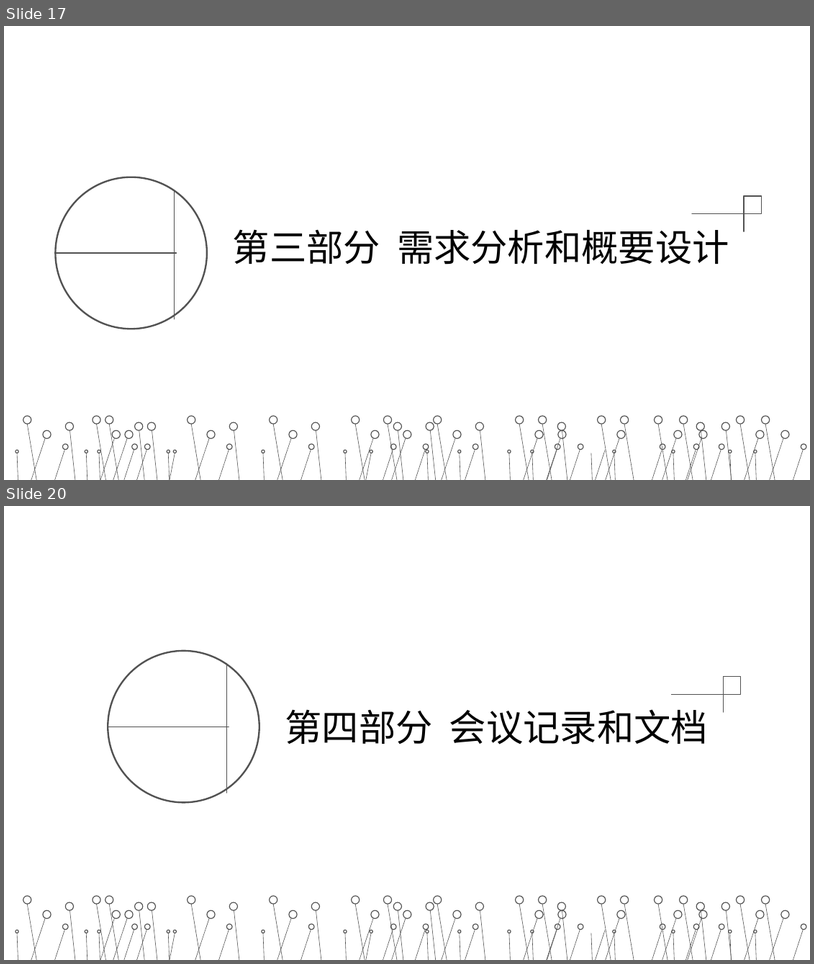
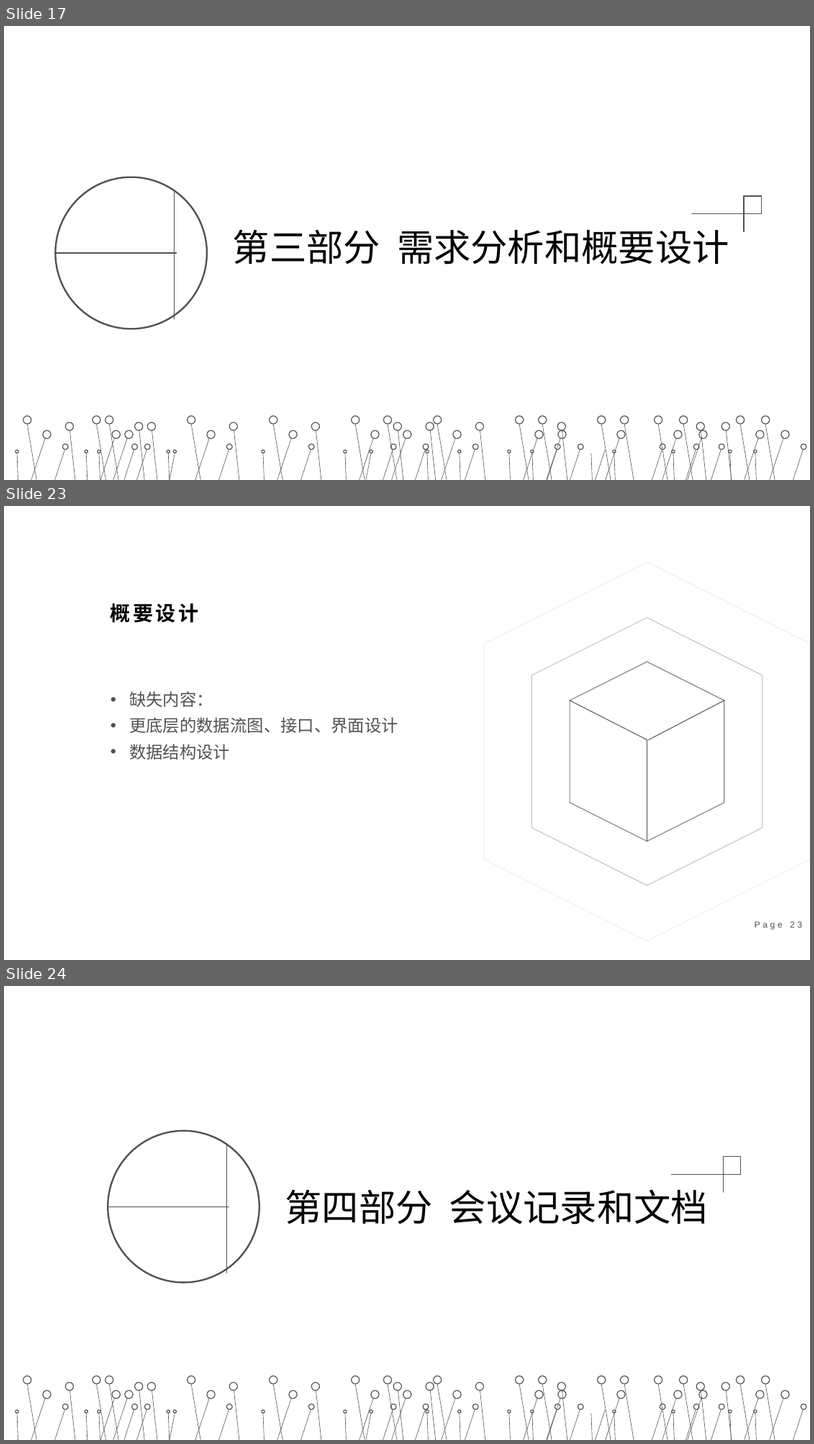
Before and after one commit to Cheeennnnnnnn/Unnamed, a slide deck: 第一次提交物-未命名小组/第1次汇报-未命名小组.pptx. Shown one above the other, each under a label of ours: slides 17 and 20 before the commit, slides 17, 23 and 24 after it; the slides between them are not shown. The pictures are 814x964 and 814x1444 pixels, drawn with LibreOffice and Linux fonts; fonts in the diff are those of the drawing. Boxes give left, top, right and bottom in pixels: in the first picture for what was removed or moved away, otherwise in the second. Text is boxed around its words. In the diff, an @@ line names an element or a change of style, - is before the commit and + after.

Commit message:
9月9日最后一次提交-张海汀
倒数第二版ppt，修正了一些问题，缺失后端计划和更丰富的概要设计内容

```diff
--- a/第一次提交物-未命名小组/第1次汇报-未命名小组.pptx
+++ b/第一次提交物-未命名小组/第1次汇报-未命名小组.pptx
@@ slide 23 added at bbox=[4, 506, 810, 960], background #FFFFFF @@
@@ text added at bbox=[111, 603, 198, 623], 24 pt, text #000000, bold @@
+概要设计
@@ text added at bbox=[129, 691, 399, 759], 20 pt, text #525252 @@
+• 缺失内容：
+• 更底层的数据流图、接口、界面设计
+• 数据结构设计
@@ group added at bbox=[485, 562, 810, 941]: 3 hexagons, 3 lines @@
@@ page number added at bbox=[755, 921, 802, 929], 10.5 pt, text #525252 @@
+Page 23
@@ what was slide 20 is now slide 24 @@
```
Also in this commit, not shown: 11 slides changed, 3 other slides added, 8 other files.
